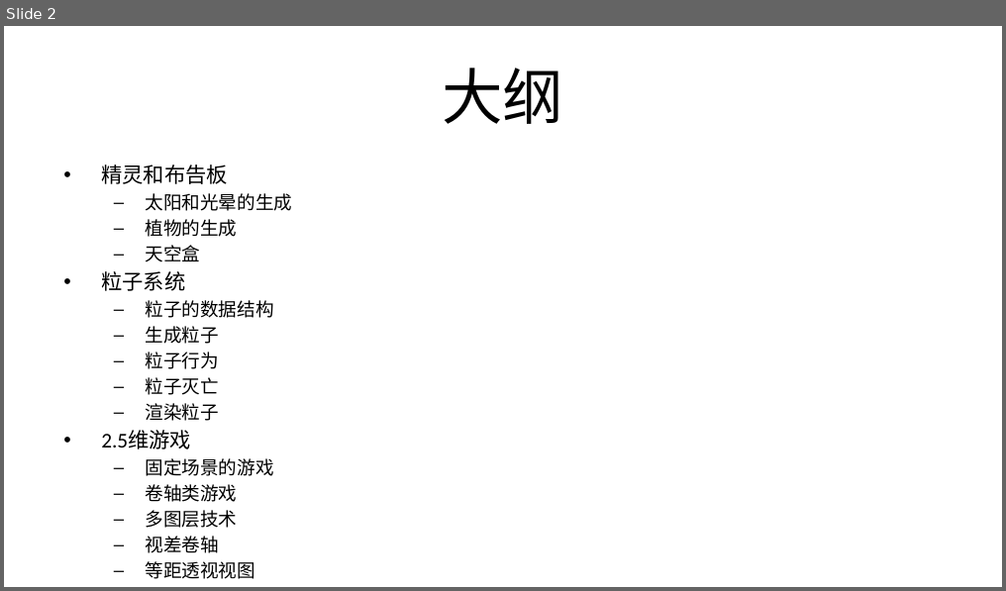
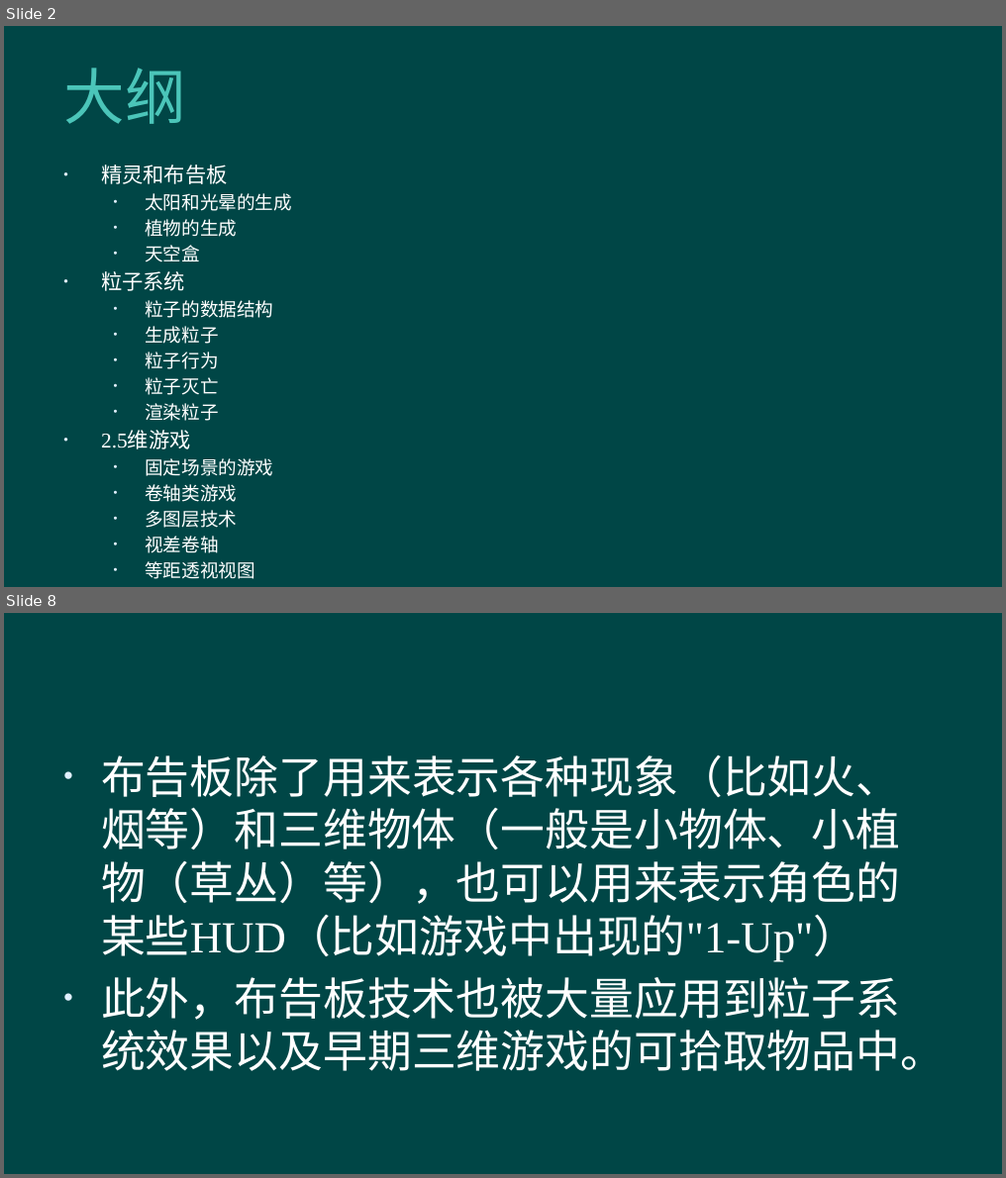
Before and after one commit to hanhonglei/Course_GameEngine, a slide deck: Slides/Principle/10 二维渲染技术/10 二维渲染技术.pptx. Shown one above the other, each under a label of ours: slide 2 before the commit, slides 2 and 8 after it; the slides between them are not shown. The pictures are 1006x591 and 1006x1178 pixels, drawn with LibreOffice and Linux fonts; fonts in the diff are those of the drawing; background and template pictures are left out. Boxes give left, top, right and bottom in pixels: in the first picture for what was removed or moved away, otherwise in the second. Text is boxed around its words. In the diff, an @@ line names an element or a change of style, - is before the commit and + after.

```diff
--- a/Slides/Principle/10 二维渲染技术/10 二维渲染技术.pptx
+++ b/Slides/Principle/10 二维渲染技术/10 二维渲染技术.pptx
@@ slide 8 added at (4, 613, 1002, 1174), background #004646 @@
@@ text added at (101, 756, 944, 1071), 32 pt, text #FFFFFF @@
+• 布告板除了用来表示各种现象（比如火、烟等）和三维物体（一般是小物体、小植物（草丛）等），也可以用来表示角色的某些HUD（比如游戏中出现的"1-Up"）
+• 此外，布告板技术也被大量应用到粒子系统效果以及早期三维游戏的可拾取物品中。
@@ slide 2 changed as well @@
@@ background #FFFFFF to #004646 @@
@@ title "大纲" at (63, 68, 186, 124): font Calibri to Arial, text colour #000000 to #4BC5B9, letter spacing 0 to 0.5 pt; alignment centre to left @@
@@ text "精灵和布告板" at (101, 165, 292, 579): font Calibri to Times New Roman, text colour #000000 to #FFFFFF; bullet – to • @@
```
Also in this commit, not shown: 1 other slide changed, 80 other slides added, 46 other files.
